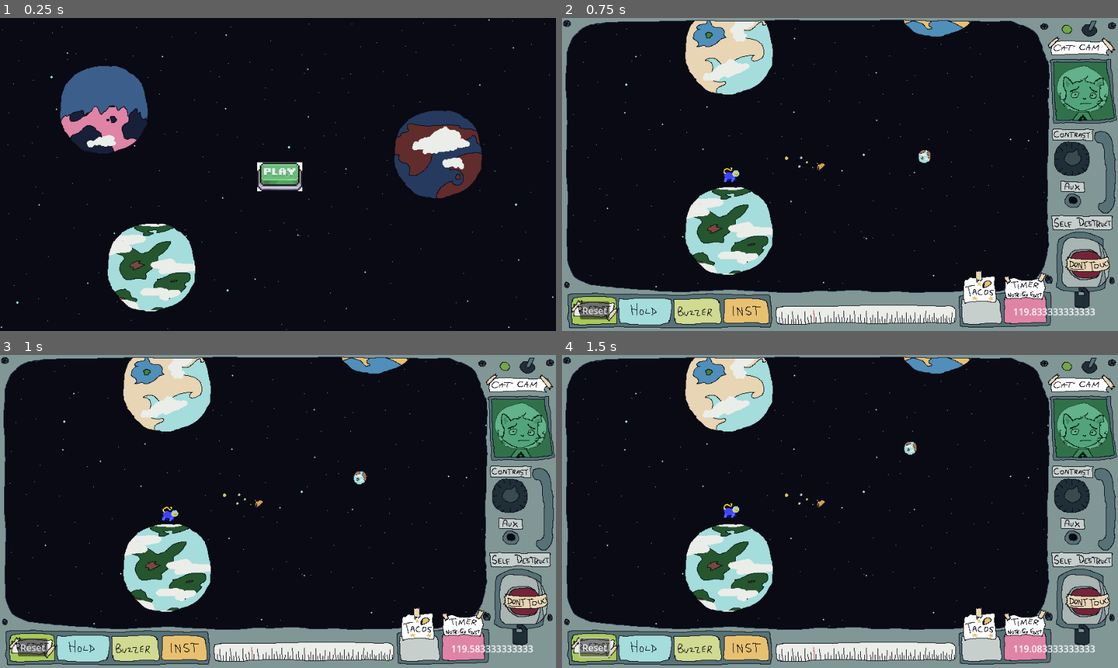
Above: before the commit, frames 1-4 (two rows, left to right).
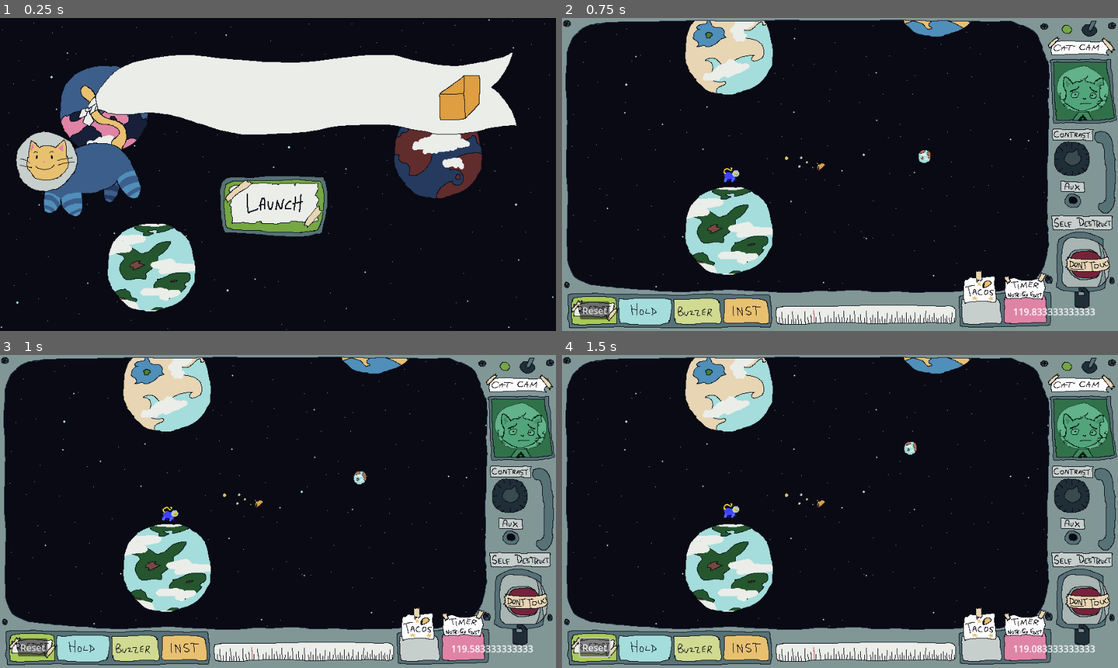
Above: after the commit, the same moments.

Repository: butlernc/space.cat.launcher
Game: Godot game, scene res://Scenes/main_menu.tscn
Same seed, same stepped clock (60 frames per second), same inputs: the game is played once before the commit and once after it.
Inputs (mouse positions are in pixels of both pictures, inside the frame that each line leads up to; where the layout moved, square brackets give the same spot in the first picture):
- Up to frame 1 (0.25 s): no input
- Up to frame 2 (0.75 s): click (840, 205) [840, 177] at 0.5 s
- Up to frame 3 (1 s): no input
- Up to frame 4 (1.5 s): click "Reset" at 1.25 s

The runs differ from the first frame. In frame 1, 23% of the frame differs, in the area x 2-93%, y 11-70%; in frame 2, nothing differs; in frame 3, nothing differs; in frame 4, nothing differs.

Commit message:
new main menu

Diff:
--- a/Scenes/main_menu.tscn
+++ b/Scenes/main_menu.tscn
@@ -1,13 +1,29 @@
-[gd_scene load_steps=12 format=3 uid="uid://cg0nu75w13bcw"]
+[gd_scene load_steps=13 format=3 uid="uid://cg0nu75w13bcw"]
 
 [ext_resource type="PackedScene" uid="uid://bt7vsfdstvba6" path="res://Scenes/bg.tscn" id="1_himy0"]
 [ext_resource type="Texture2D" uid="uid://ccc8uxwb46l6u" path="res://Art/Planets/big_planets16.png" id="2_vmsd8"]
 [ext_resource type="Texture2D" uid="uid://qajaao131ahe" path="res://Art/Planets/big_planets6.png" id="3_up1rx"]
 [ext_resource type="Texture2D" uid="uid://244srst5o6bv" path="res://Art/Planets/big_planets1.png" id="4_kf52c"]
 [ext_resource type="Script" path="res://Scripts/main_menu.gd" id="5_axxuj"]
-[ext_resource type="Texture2D" uid="uid://bgkqljeani4td" path="res://Art/HUD/play_button_shim.jpg" id="6_da5hb"]
+[ext_resource type="Texture2D" uid="uid://ch3ux6vvlgjq1" path="res://Art/HUD/launch_button.png" id="6_8x0oy"]
 [ext_resource type="AudioStream" uid="uid://dddd4woub1k5c" path="res://Audio/intro_charlie.wav" id="7_4hmru"]
 [ext_resource type="Script" path="res://Scripts/audio_controller.gd" id="7_6fdy5"]
+[ext_resource type="Texture2D" uid="uid://d3qvtv0ya5l2m" path="res://Art/HUD/title-screen.png" id="9_q87xi"]
+
+[sub_resource type="Animation" id="Animation_vjies"]
+length = 0.001
+tracks/0/type = "value"
+tracks/0/imported = false
+tracks/0/enabled = true
+tracks/0/path = NodePath(".:volume_db")
+tracks/0/interp = 1
+tracks/0/loop_wrap = true
+tracks/0/keys = {
+"times": PackedFloat32Array(0),
+"transitions": PackedFloat32Array(1),
+"update": 0,
+"values": [-80.0]
+}
 
 [sub_resource type="Animation" id="Animation_obvnb"]
 resource_name = "fade"
@@ -23,21 +39,6 @@
 "transitions": PackedFloat32Array(1, 0.267943),
 "update": 0,
 "values": [-80.0, 0.0]
-}
-
-[sub_resource type="Animation" id="Animation_vjies"]
-length = 0.001
-tracks/0/type = "value"
-tracks/0/imported = false
-tracks/0/enabled = true
-tracks/0/path = NodePath(".:volume_db")
-tracks/0/interp = 1
-tracks/0/loop_wrap = true
-tracks/0/keys = {
-"times": PackedFloat32Array(0),
-"transitions": PackedFloat32Array(1),
-"update": 0,
-"values": [-80.0]
 }
 
 [sub_resource type="AnimationLibrary" id="AnimationLibrary_2boo8"]
@@ -68,6 +69,11 @@
 position = Vector2(261, 431)
 texture = ExtResource("4_kf52c")
 
+[node name="TextureRect" type="TextureRect" parent="."]
+offset_right = 960.0
+offset_bottom = 540.0
+texture = ExtResource("9_q87xi")
+
 [node name="Control" type="Control" parent="."]
 layout_mode = 3
 anchors_preset = 0
@@ -77,12 +83,13 @@
 size_flags_vertical = 4
 
 [node name="StartButton" type="TextureButton" parent="Control"]
+texture_filter = 1
 layout_mode = 0
-offset_left = 444.0
-offset_top = 249.0
-offset_right = 522.0
-offset_bottom = 299.0
-texture_normal = ExtResource("6_da5hb")
+offset_left = 311.0
+offset_top = 222.0
+offset_right = 647.0
+offset_bottom = 430.0
+texture_normal = ExtResource("6_8x0oy")
 
 [node name="Music" type="Node" parent="."]
 script = ExtResource("7_6fdy5")
--- a/project.godot
+++ b/project.godot
@@ -23,6 +23,7 @@
 
 window/size/viewport_width=960
 window/size/viewport_height=540
+window/size/mode=3
 window/size/resizable=false
 window/stretch/mode="viewport"
 
Binary file added: Art/HUD/launch_button.png
Not shown, added: Art/HUD/launch_button.png.import
Binary file added: Art/HUD/title-screen.aseprite
Binary file added: Art/HUD/title-screen.png
Not shown, added: Art/HUD/title-screen.png.import
